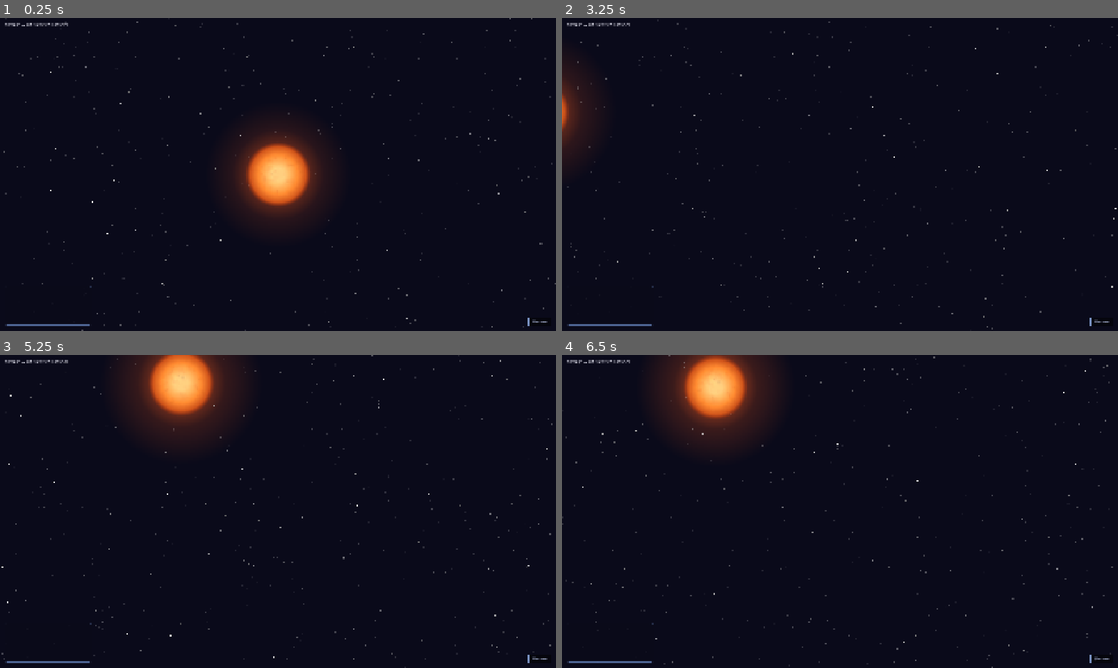
Above: before the commit, frames 1-4 (two rows, left to right).
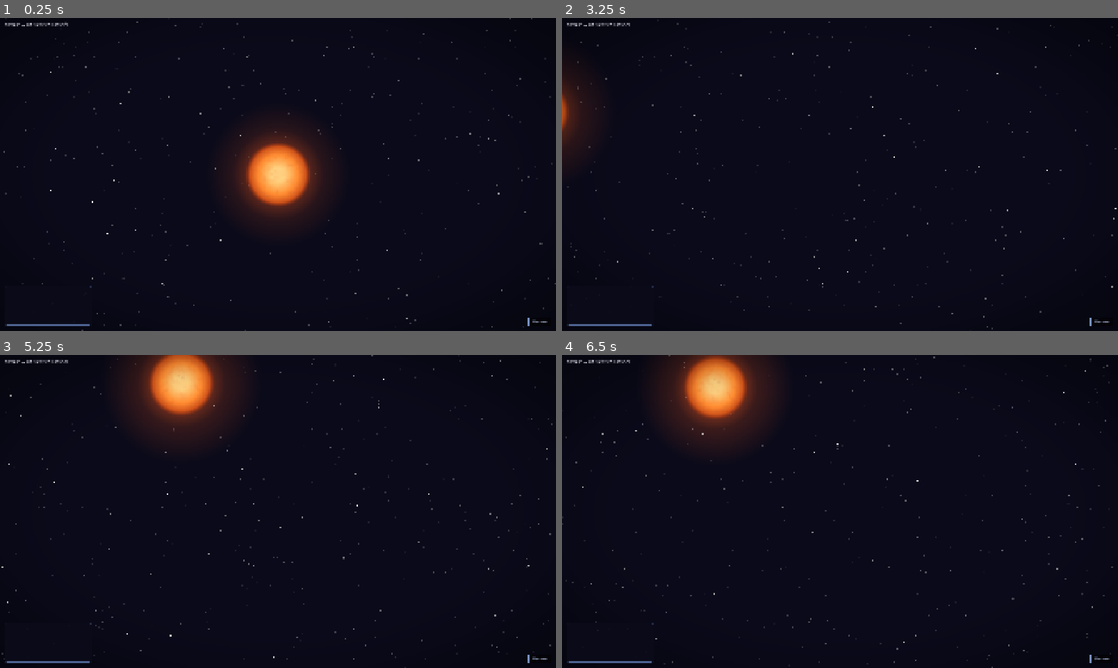
Above: after the commit, the same moments.

Repository: avantgardian/godot-space-idle
Game: Godot game, scene res://scenes/progression.tscn
The game is run twice, just before and just after one commit, with the same random seed, the same clock (stepped at 60 frames per second) and the same inputs. This scene is started directly instead of the project's main scene.
Inputs (mouse positions are in pixels of both pictures, inside the frame that each line leads up to):
- Up to frame 1 (0.25 s): no input
- Up to frame 2 (3.25 s): tap Enter at 0.5 s; move the mouse to (962, 158) at 0.52 s; hold Right (ui_right) 0.53-1.25 s; tap L at 0.6, 2.1 s; click (962, 158) at 0.67 s; drag from (728, 190) to (812, 237) at 1.27 s; tap Space at 2 s; move the mouse to (895, 105) at 2.02 s; hold Right (ui_right) 2.03-2.75 s; drag from (812, 237) to (673, 127) at 2.77 s
- Up to frame 3 (5.25 s): tap Enter at 3.5 s; move the mouse to (444, 558) at 3.52 s; hold Left (ui_left) 3.53-4.25 s; tap L at 3.6, 5.1 s; drag from (111, 464) to (194, 433) at 4.27 s; tap Space at 5 s; move the mouse to (305, 511) at 5.02 s; hold Down (ui_down) from 5.03 s (still down); click (305, 511) at 5.17 s
- Up to frame 4 (6.5 s): release Down (ui_down) at 5.75 s; drag from (756, 433) to (728, 527) at 5.77 s

The runs differ from the first frame. In frame 1, less than 0.1% of the frame differs, in the area x 9-98%, y 0-99%; in frame 2, less than 0.1%; in frame 3, 0.2%; in frame 4, 0.3%, in the area x 23-99%, y 0-81%.

Commit message:
Add asteroid spawning to progression mode
- Add AsteroidSpawner, CollisionManager, and PostProcessManager to progression mode
- Auto-spawn asteroids every 35-55s (same as sandbox)
- Manual spawn with L key
- Sun collision effects (flash, ring, event log, post-process)
- Asteroid-asteroid collisions with momentum conservation
- GM_UNIT constant matching sandbox's Mercury orbit parameters

Closes #76

Diff:
--- a/scripts/progression.gd
+++ b/scripts/progression.gd
@@ -3,6 +3,7 @@
 @export var star_seed: int = 42
 
 const BG_COLOR := Color(0x0a / 255.0, 0x0a / 255.0, 0x1a / 255.0)
+const GM_UNIT := 4.0 * PI * PI * 350.0 * 350.0 * 350.0 / (25.0 * 25.0)
 
 const STAR_TYPES: Array[Dictionary] = [
 	{ type="O5V", mass_min=15.0, mass_max=30.0, tex_size=320, weight=3,
@@ -31,6 +32,12 @@
 var sun_mass: float = 1.0
 var _star_type: String = "G2V"
 var _mass_label: Label
+var _collision_mgr: RefCounted
+
+const _ASTEROID_SPAWNER := preload("res://scripts/asteroid_spawner.gd")
+const _ASTEROID_SCRIPT := preload("res://scripts/asteroid.gd")
+const _COLLISION_MGR := preload("res://scripts/collision_manager.gd")
+const _POST_PROCESS := preload("res://scripts/post_process_manager.gd")
 
 func _ready():
 	RenderingServer.set_default_clear_color(BG_COLOR)
@@ -48,6 +55,20 @@
 	_mass_label.theme = game_theme
 	($UI as CanvasLayer).layer = 2
 
+	var pm := _POST_PROCESS.new()
+	pm.name = "PostProcessManager"
+	add_child(pm)
+
+	var spawner := _ASTEROID_SPAWNER.new()
+	spawner.name = "AsteroidSpawner"
+	spawner.init(_ASTEROID_SCRIPT, GM_UNIT, _on_asteroid_collided)
+	add_child(spawner)
+
+	_collision_mgr = _COLLISION_MGR.new([], _ASTEROID_SCRIPT, $ImpactFX, $UI/EventLog, _dummy_planet_idx, pm.trigger)
+
+func _dummy_planet_idx(_node: Node2D) -> int:
+	return -1
+
 func _pick_star_type() -> Dictionary:
 	var total := 0
 	for entry in STAR_TYPES:
@@ -63,11 +84,25 @@
 func _process(_delta):
 	$Sun.mass = sun_mass
 
+	$AsteroidSpawner.sun_mass = sun_mass
+	$AsteroidSpawner.set_planet_data([] as Array[Dictionary])
+	_collision_mgr.check_collisions($AsteroidSpawner._asteroids)
+
 	if _mass_label:
 		_mass_label.text = "Msun = %.4f [%s]" % [sun_mass, _star_type]
 
 	$StarField.update_parallax($Camera2D.position, $Camera2D.zoom.x)
 	$StarField.set_blur($Camera2D.get_blur_amount())
+
+func _on_asteroid_collided(ast: Node2D):
+	_on_body_hit_sun(ast.mass, 0.2, Color(1, 0.7, 0.3, 0.3), 1.5, 24, 0.4, "Asteroid collided with the Sun")
+
+func _on_body_hit_sun(mass: float, flash: float, ring_color: Color, ring_width: float, ring_segments: int, ring_timer: float, message: String):
+	sun_mass += mass
+	$Sun.flash(flash)
+	$ImpactFX.spawn_ring(ring_color, ring_width, ring_segments, ring_timer)
+	$PostProcessManager.trigger()
+	$UI/EventLog.log_message(message)
 
 func _unhandled_input(event):
 	if event is InputEventMouseButton and event.pressed:
@@ -92,3 +127,5 @@
 			$Camera2D.zoom_in()
 		elif event.keycode == KEY_MINUS:
 			$Camera2D.zoom_out()
+		elif event.keycode == KEY_L:
+			$AsteroidSpawner.spawn()
